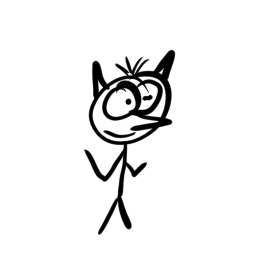
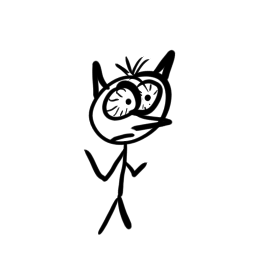
Layers edited between the first and the second 256×256 image:
painted on "Layer 2" over 101, 84, 158, 144
painted on "Layer 3" over 101, 84, 158, 144
